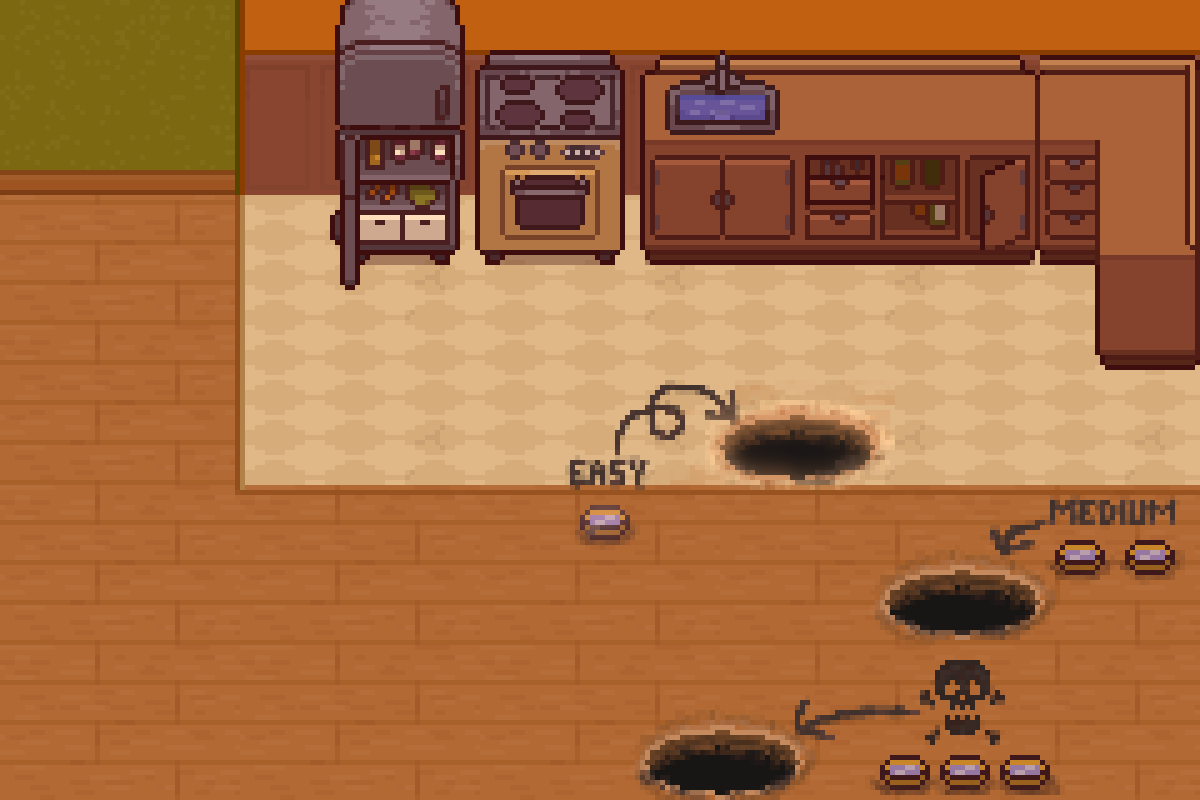
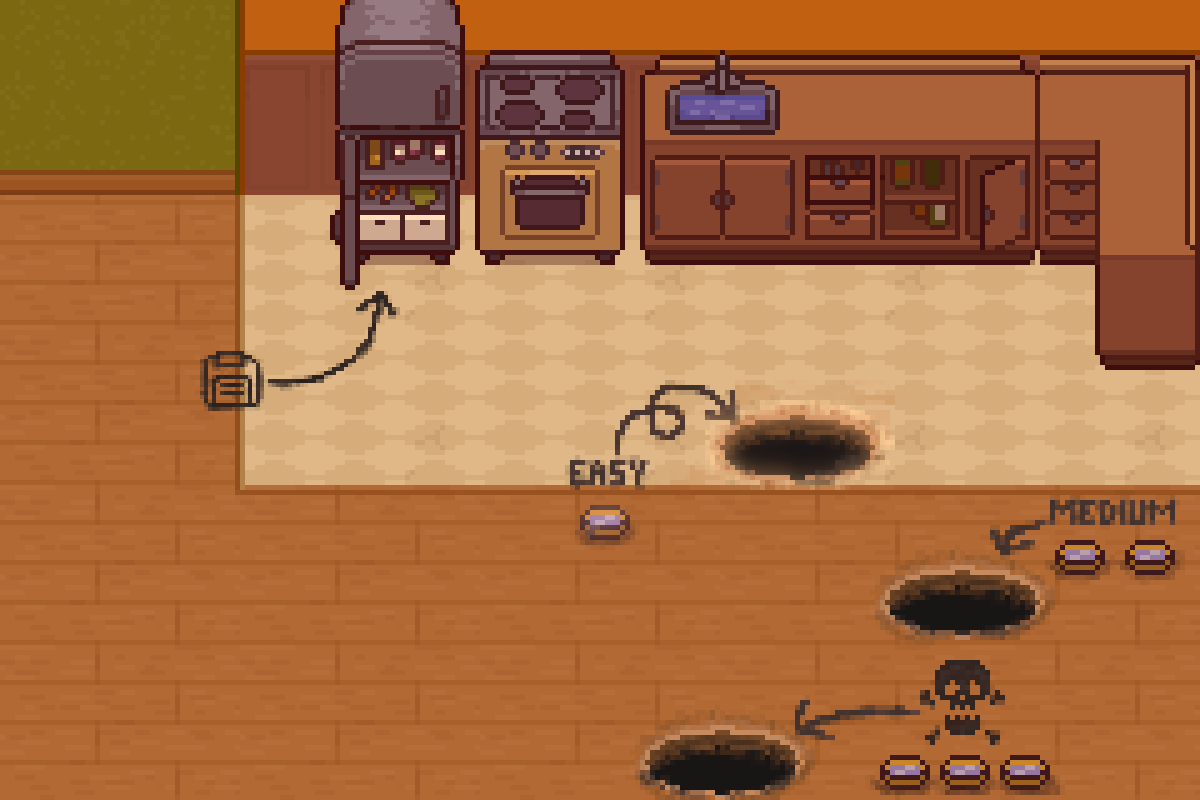
Two versions of the same layered image (1200×800). Layer-by-layer changes:
added layer "Pasted Layer #1" above "Background" over [200, 291, 400, 411]
